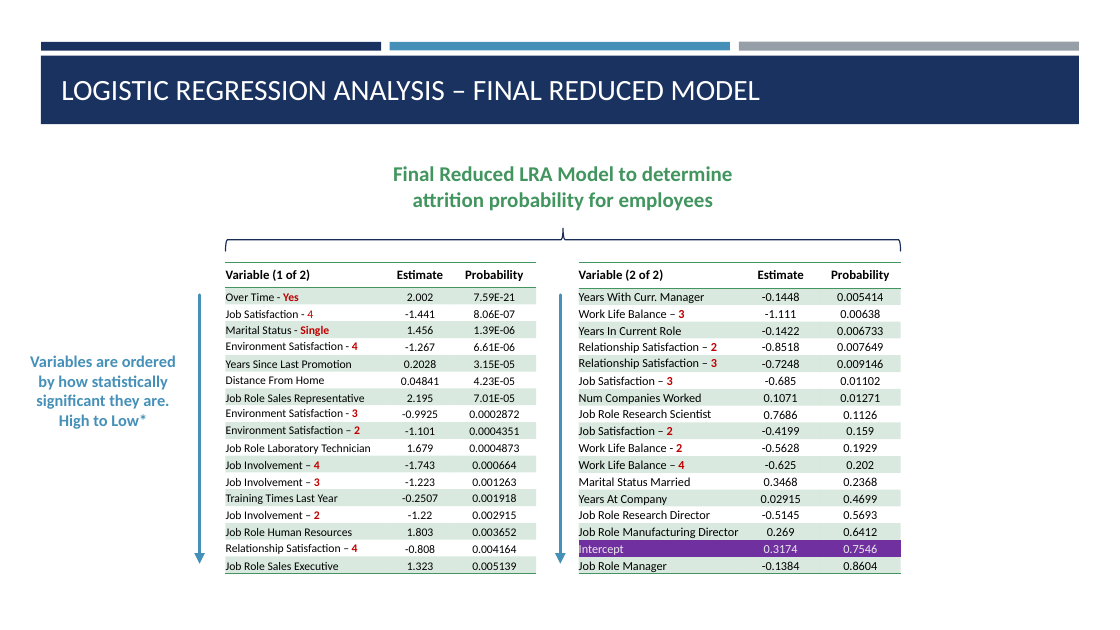
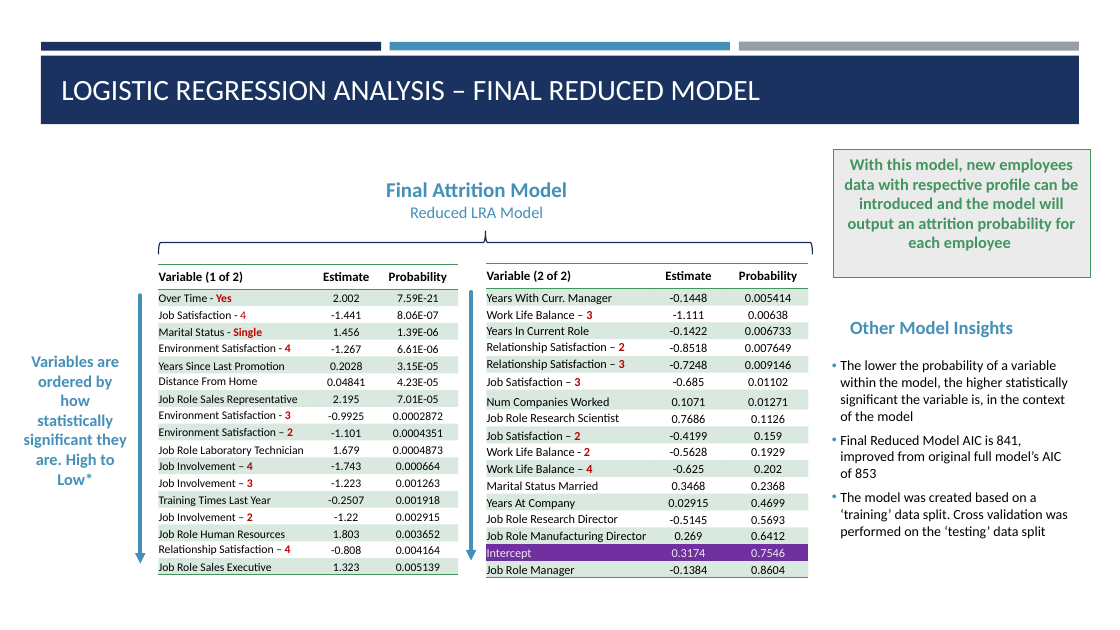
Before and after one commit to jainhsuya/msds.6306.case.study.2, a slide deck: slide 10 of Case Study 2.pptx. Drawn at 1120x630 pixels with LibreOffice and Linux fonts; fonts in the diff are those of the drawing. Boxes give left, top, right and bottom in pixels: in the first picture for what was removed or moved away, otherwise in the second. Text is boxed around its words. In the diff, an @@ line names an element or a change of style, - is before the commit and + after.

Commit message:
Missing slide Cross Validation and Conclusion slides

```diff
--- a/Case Study 2.pptx
+++ b/Case Study 2.pptx
@@ rectangle added at box(833, 150, 1091, 277), fill #EBEBEB, outline #42955F 0.75 pt, 14 pt, text #42955F, bold @@
+With this model, new employees data with respective profile can be introduced and the model will output an attrition probability for each employee
@@ text at box(386, 182, 567, 218): text changed; text colour #42955F to #4590B8 @@
-Final Reduced LRA Model to determine attrition probability for employees
+Final Attrition Model
+Reduced LRA Model
@@ left brace: place and size @@
-left brace at box(226, 229, 901, 252)
+left brace at box(158, 231, 812, 254)
@@ table: place and size @@
-table at box(225, 262, 536, 574)
+table at box(159, 264, 459, 579)
@@ table: place and size @@
-table at box(579, 263, 902, 578)
+table at box(486, 264, 809, 582)
@@ arrow moved from (200, 295) - (200, 564) to (140, 295) - (140, 564) @@
@@ arrow moved from (560, 295) - (560, 564) to (471, 292) - (471, 560) @@
@@ text added at box(850, 321, 1013, 337), 16 pt, text #4590B8, bold @@
+Other Model Insights
@@ text "Variables are ordered by how ..." rewrapped from box(30, 355, 176, 429) to box(24, 355, 127, 485) @@
@@ text added at box(840, 360, 1068, 539), 12 pt, text #000000 @@
+• The lower the probability of a variable within the model, the higher statistically significant the variable is, in the context of the model
+• Final Reduced Model AIC is 841, improved from original full model’s AIC of 853
+• The model was created based on a ‘training’ data split. Cross validation was performed on the ‘testing’ data split
```
Also in this commit, not shown: 5 other slides changed, 2 slides removed.
